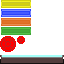
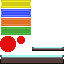
Layers edited between the first and the second 64 x 64 image:
painted on "Background" over 32, 47, 64, 51
